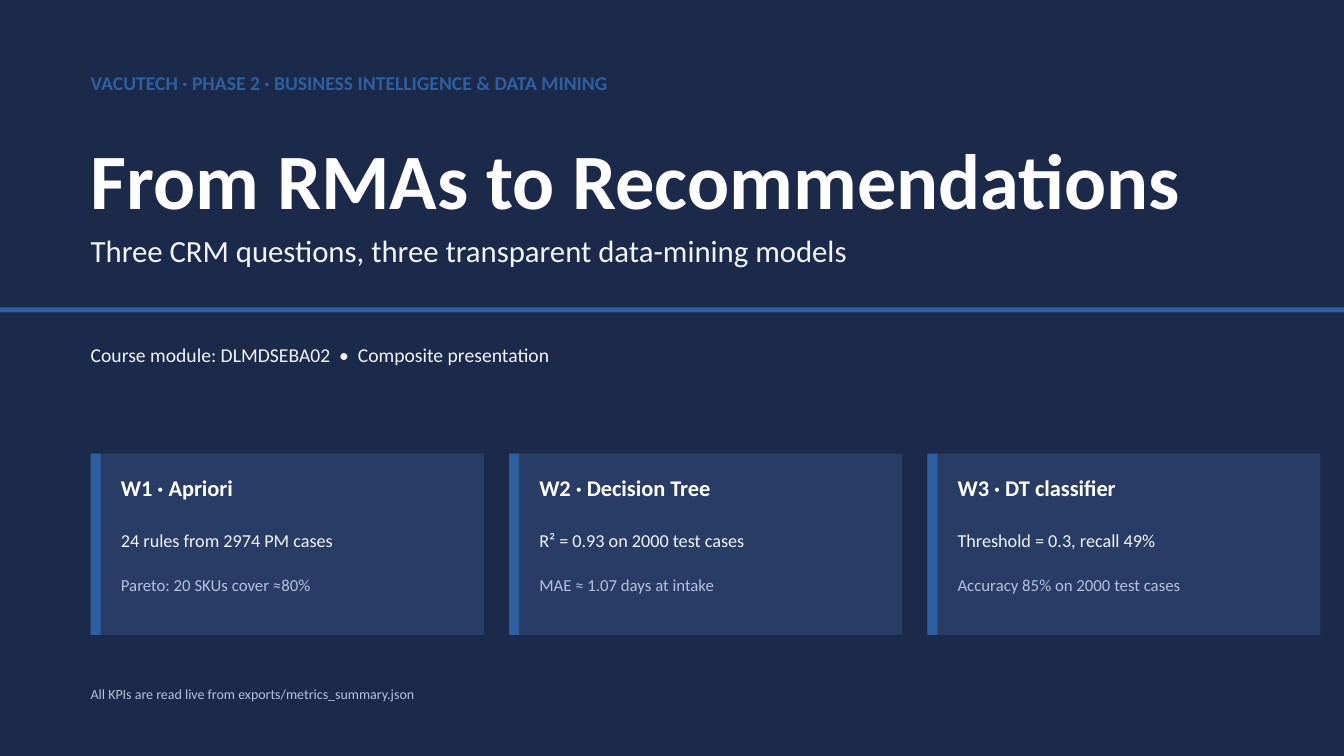
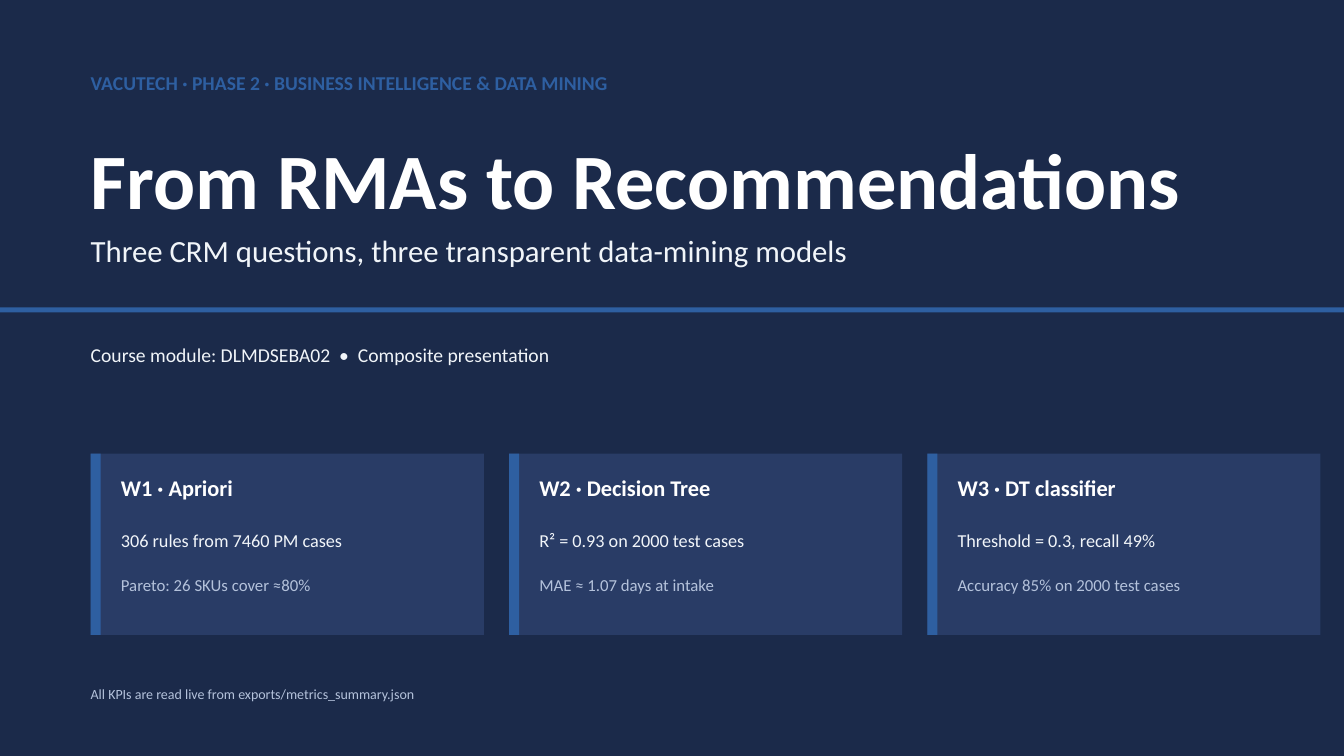
Before and after one commit to jaysplen/bi1_project_v3, a slide deck: slide 1 of PRESENTATION.pptx. Drawn at 1344x756 pixels with LibreOffice and Linux fonts; fonts in the diff are those of the drawing. Boxes give left, top, right and bottom in pixels: in the first picture for what was removed or moved away, otherwise in the second. Text is boxed around its words. In the diff, an @@ line names an element or a change of style, - is before the commit and + after.

```diff
--- a/PRESENTATION.pptx
+++ b/PRESENTATION.pptx
@@ text at [121, 534, 342, 547]: text changed @@
-24 rules from 2974 PM cases
+306 rules from 7460 PM cases
@@ text at [121, 579, 310, 591]: text changed @@
-Pareto: 20 SKUs cover ≈80%
+Pareto: 26 SKUs cover ≈80%
```
Also in this commit, not shown: 3 other slides changed, 13 other files.
